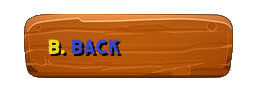
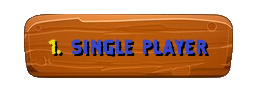
Revision of a layered 256 × 96 image; what changed, layer by layer:
painted on "Button Text" over [71, 39, 207, 55]
painted on "Button Text (shadow)" over [73, 41, 209, 57]
painted on "Shortcut Key" over [48, 39, 65, 54]
painted on "Shortcut Key (shadow)" over [50, 41, 67, 56]
hid "Shadow Guide" over [48, 39, 209, 57]
renamed "White Background" to "Background", painted on it over [48, 39, 209, 57]
